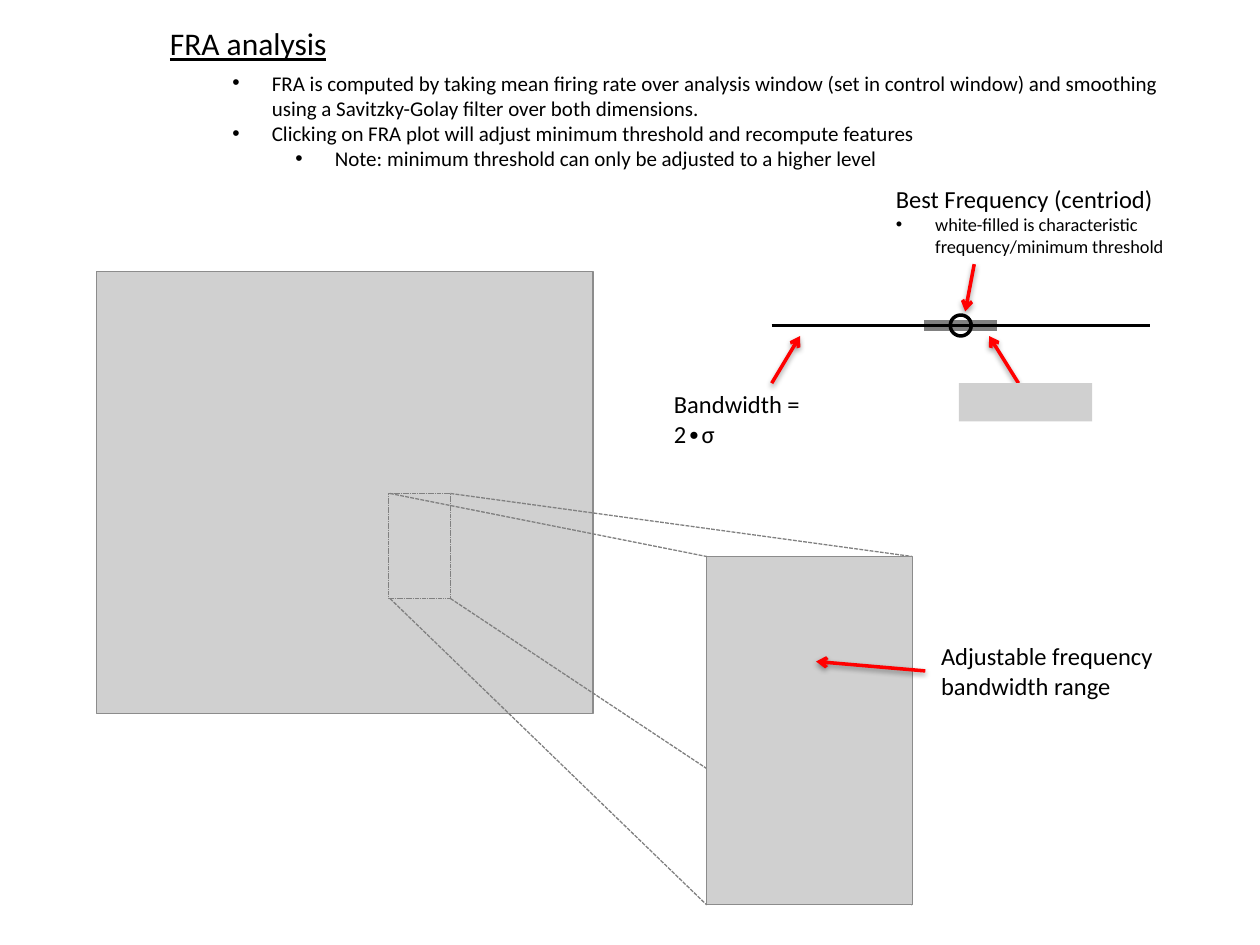
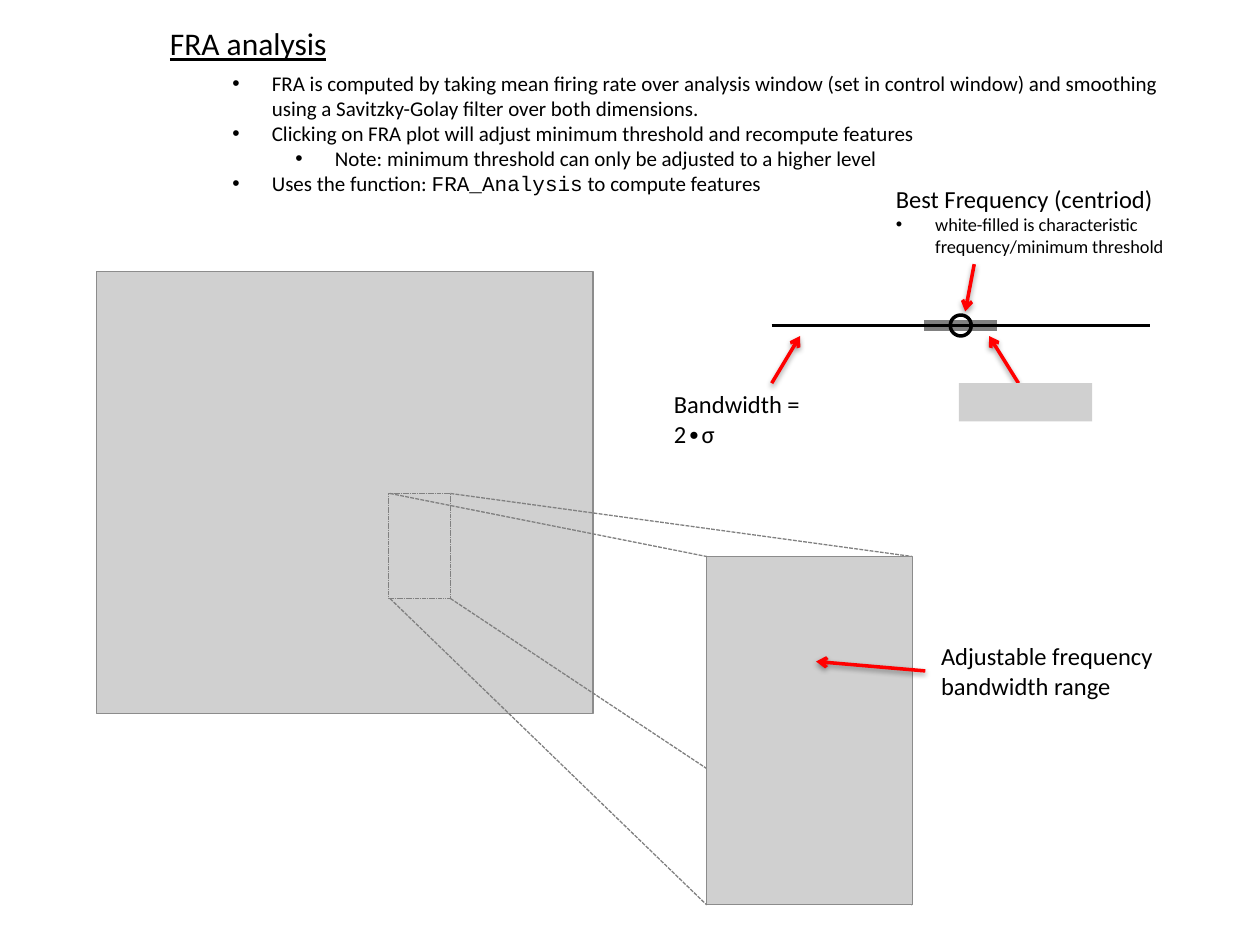
Before and after one commit to paumailo/ephys, a slide deck: slide 5 of analysis/Using_DB_FRA_Analysis.pptx. Drawn at 1260x945 pixels with LibreOffice and Linux fonts; fonts in the diff are those of the drawing; grey boxes stand for pictures. Boxes give left, top, right and bottom in pixels: in the first picture for what was removed or moved away, otherwise in the second. Text is boxed around its words. In the diff, an @@ line names an element or a change of style, - is before the commit and + after.

```diff
--- a/analysis/Using_DB_FRA_Analysis.pptx
+++ b/analysis/Using_DB_FRA_Analysis.pptx
@@ text at bbox=[272, 176, 761, 196]: paragraph added @@
+• Uses the function: FRA_Analysis to compute features
```
Also in this commit, not shown: 2 other slides changed, 1 other file.
